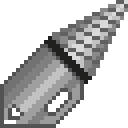
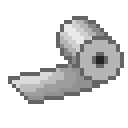
Comparing the layer stacks of the two (128, 128) images. Changes:
hid group "Power unit" (4 layers) over [left=0, top=0, right=128, bottom=128]
hid group "Drill" (4 layers) over [left=36, top=0, right=128, bottom=92]
showed group "Foil" (1 layers) over [left=0, top=8, right=124, bottom=104]
painted on "Слой 82" over [left=8, top=16, right=124, bottom=104]
